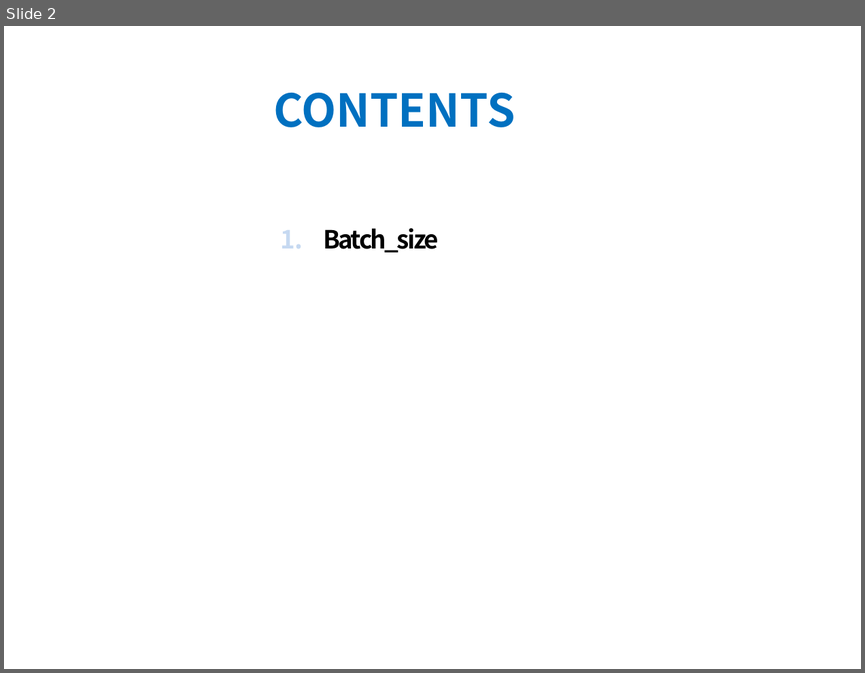
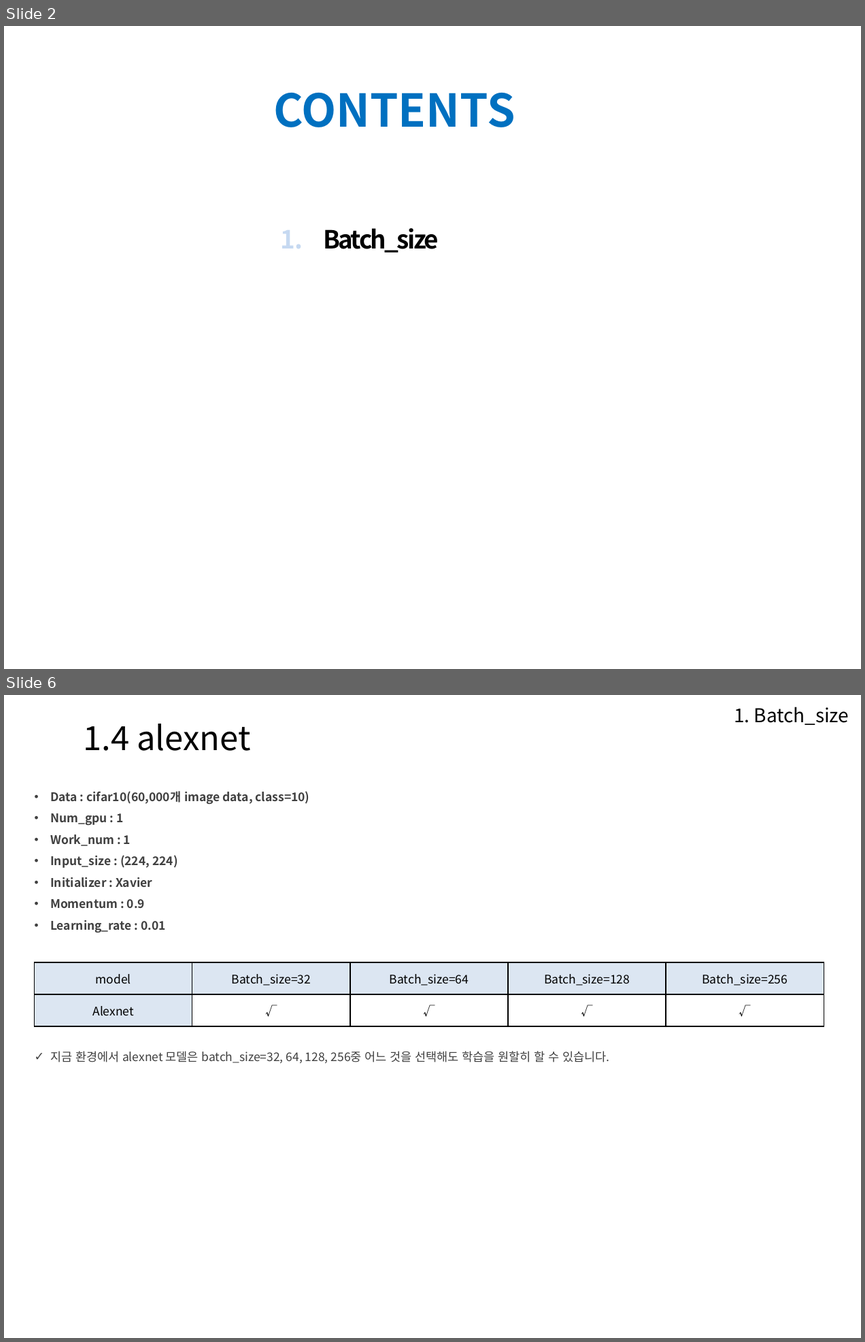
Before and after one commit to Heechul90/Model_Zoo, a slide deck: Model_ZOO평가/model_Zoo_list_결과 .pptx. Shown one above the other, each under a label of ours: slide 2 before the commit, slides 2 and 6 after it; the slides between them are not shown. The pictures are 865x673 and 865x1342 pixels, drawn with LibreOffice and Linux fonts; fonts in the diff are those of the drawing; background and template pictures are left out. Boxes give left, top, right and bottom in pixels: in the first picture for what was removed or moved away, otherwise in the second. Text is boxed around its words. In the diff, an @@ line names an element or a change of style, - is before the commit and + after.

Commit message:
model_zoo

```diff
--- a/Model_ZOO평가/model_Zoo_list_결과 .pptx
+++ b/Model_ZOO평가/model_Zoo_list_결과 .pptx
@@ slide 6 added at [4,695,861,1338], background picture (left out) @@
@@ text added at [734,707,849,725], 16 pt, text #000000 @@
+1. Batch_size
@@ text added at [84,724,250,751], 28 pt, text #000000 @@
+1.4 alexnet
@@ text added at [50,791,310,933], 10 pt, text #404040, bold @@
+• Data : cifar10(60,000개 image data, class=10)
+• Num_gpu : 1
+• Work_num : 1
+• Input_size : (224, 224)
+• Initializer : Xavier
+• Momentum : 0.9
+• Learning_rate : 0.01
@@ table added at [34,962,822,1027], 2 rows, 5 columns @@
+model | Batch_size=32 | Batch_size=64 | Batch_size=128 | Batch_size=256
+Alexnet | √ | √ | √ | √
@@ text added at [50,1051,609,1063], 10 pt, text #404040 @@
+✓ 지금 환경에서 alexnet 모델은 batch_size=32, 64, 128, 256중 어느 것을 선택해도 학습을 원할히 할 수 있습니다.
```
Also in this commit, not shown: 3 slides changed, 5 other slides added, 4 other files.
